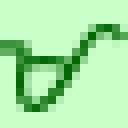
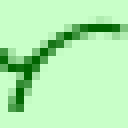
Before/after of a 128×128 layered artwork. What changed in the layer stack:
renamed "ᜋ" to "ᜆ", painted on it over [0, 16, 128, 112]
